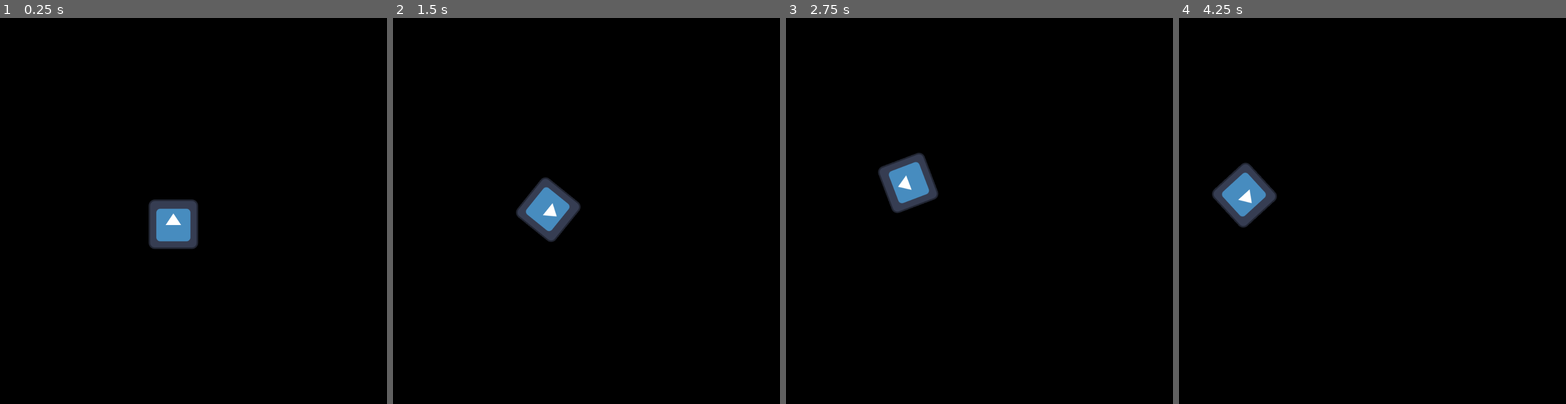
Above: before the commit, frames 1-4 (left to right).
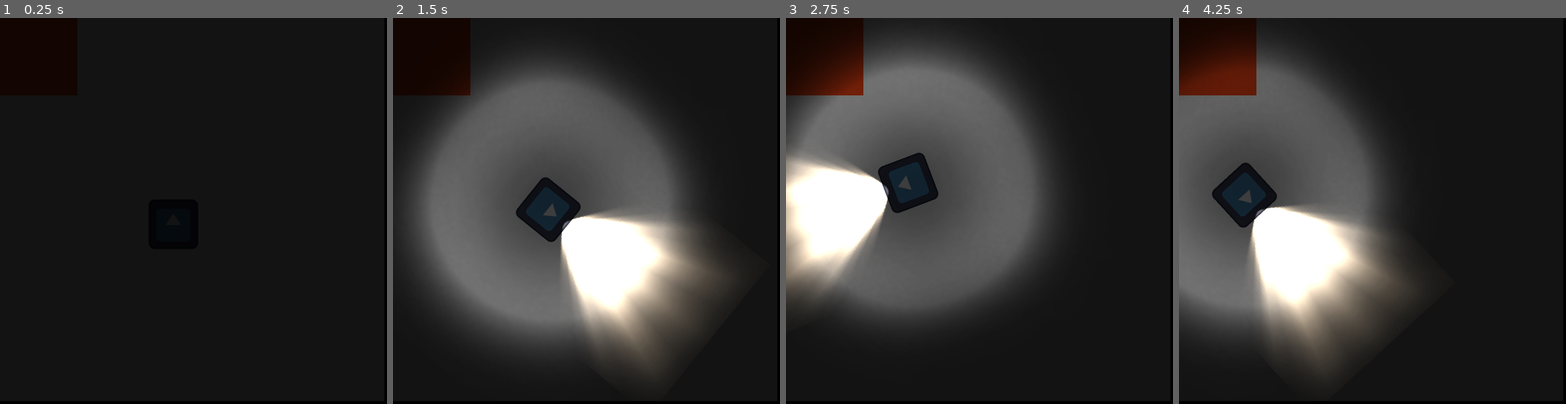
Above: after the commit, the same moments.

Repository: ankit-suman-07/GODOT-Echoes-In-Dark
Game: Godot game, scene res://scenes/level.tscn
Same seed, same stepped clock (60 frames per second), same inputs: the game is played once before the commit and once after it. The project has no main scene, so this scene is started directly. The engine's default icon, where the game draws it, is replaced by a stand-in: a white triangle on a blue panel in a dark square.
Inputs:
- Up to frame 1 (0.25 s): no input
- Up to frame 2 (1.5 s): tap Enter at 0.5 s; hold D (right) 0.53-1.28 s; tap F (flashlight, bound only after the commit) at 0.6 s; hold S (back) from 1.28 s (still down); tap Shift (sprint) at 1.35 s
- Up to frame 3 (2.75 s): tap F (flashlight, bound only after the commit) at 1.55, 2.1 s; release S (back) at 2.03 s; hold D (right) from 2.03 s (still down)
- Up to frame 4 (4.25 s): release D (right) at 2.78 s; hold W (forward) 2.78-3.53 s; tap F (flashlight, bound only after the commit) at 2.85, 3.8 s; hold A (left) from 3.53 s (still down); hold Shift (sprint) from 3.53 s (still down)

The runs differ from the first frame. In frame 1, 1.6% of the frame differs, in the area x 38-52%, y 46-60%; in frame 2, 65%, in the area x 0-97%, y 3-99%; in frame 3, 55%; in frame 4, 51%.

Commit message:
Add flashlight

Diff:
--- a/project.godot
+++ b/project.godot
@@ -50,6 +50,12 @@
 "events": [Object(InputEventKey,"resource_local_to_scene":false,"resource_name":"","device":-1,"window_id":0,"alt_press …(195 unchanged characters)…
 ]
 }
+flashlight={
+"deadzone": 0.2,
+"events": [Object(InputEventKey,"resource_local_to_scene":false,"resource_name":"","device":-1,"window_id":0,"alt_pressed":false,"shift_pressed":false,"ctrl_pressed":false,"meta_pressed":false,"pressed":false,"keycode":0,"physical_keycode":70,"key_label":0,"unicode":102,"location":0,"echo":false,"script":null)
+, Object(InputEventKey,"resource_local_to_scene":false,"resource_name":"","device":-1,"window_id":0,"alt_pressed":false,"shift_pressed":false,"ctrl_pressed":false,"meta_pressed":false,"pressed":false,"keycode":0,"physical_keycode":32,"key_label":0,"unicode":32,"location":0,"echo":false,"script":null)
+]
+}
 
 [physics]
 
--- a/scenes/level.tscn
+++ b/scenes/level.tscn
@@ -4,6 +4,18 @@
 
 [node name="level" type="Node2D" unique_id=822371455]
 
+[node name="demo_background" type="ColorRect" parent="." unique_id=1517306600]
+offset_right = 993.0
+offset_bottom = 990.0
+
+[node name="demo_obstacle" type="ColorRect" parent="." unique_id=1402360381]
+offset_right = 200.0
+offset_bottom = 200.0
+color = Color(1, 0.27450982, 0.078431375, 1)
+
+[node name="CanvasModulate" type="CanvasModulate" parent="." unique_id=1929404401]
+color = Color(0.07484534, 0.07484526, 0.07484525, 1)
+
 [node name="player" parent="." unique_id=714090470 instance=ExtResource("1_2q6dc")]
 position = Vector2(448, 533)
 rotation = 0.0
--- a/scenes/player.tscn
+++ b/scenes/player.tscn
@@ -2,6 +2,8 @@
 
 [ext_resource type="Script" uid="uid://kvi7hmdtwg6v" path="res://scripts/player.gd" id="1_3vyb7"]
 [ext_resource type="Texture2D" uid="uid://b3ybyxsaov8tl" path="res://icon.svg" id="2_g2els"]
+[ext_resource type="Texture2D" uid="uid://dga3ps08i80fk" path="res://assets/lights/3.png" id="3_qhqgy"]
+[ext_resource type="Texture2D" uid="uid://dp28vjb0dajpm" path="res://assets/lights/2.png" id="4_dqkch"]
 
 [sub_resource type="CircleShape2D" id="CircleShape2D_qhqgy"]
 radius = 9.706814
@@ -16,3 +18,17 @@
 [node name="CollisionShape2D" type="CollisionShape2D" parent="." unique_id=1789951592]
 scale = Vector2(6, 6)
 shape = SubResource("CircleShape2D_qhqgy")
+
+[node name="flashlight" type="PointLight2D" parent="." unique_id=131714179]
+position = Vector2(-1.335144e-05, -304)
+rotation = 3.1415927
+enabled = false
+color = Color(0.9564424, 0.832268, 0.6793663, 1)
+energy = 2.0
+texture = ExtResource("3_qhqgy")
+
+[node name="light_all_around" type="PointLight2D" parent="." unique_id=1946339389]
+enabled = false
+energy = 0.8
+texture = ExtResource("4_dqkch")
+texture_scale = 2.0
--- a/scripts/player.gd
+++ b/scripts/player.gd
@@ -3,7 +3,20 @@
 @export var SPEED := 200.0
 @export var TURN_SPEED := 3.0   # Radians per second
 
+@onready var flashlight = $flashlight
+@onready var round_light = $light_all_around
+
 func _physics_process(delta):
+
+	# Toggle flashlight
+	if Input.is_action_just_pressed("flashlight"):
+		if flashlight.enabled == true:
+			flashlight.enabled = false
+			round_light.enabled = false
+		else:
+			flashlight.enabled = true
+			round_light.enabled = true
+
 	# Rotate left/right
 	if Input.is_action_pressed("left"):
 		rotation -= TURN_SPEED * delta
Binary file added: assets/lights/1.png
Not shown, added: assets/lights/1.png.import
Binary file added: assets/lights/2.png
Not shown, added: assets/lights/2.png.import
Binary file added: assets/lights/3.png
Not shown, added: assets/lights/3.png.import
Not shown, changed: .DS_Store
Not shown, changed: README.md
Not shown, added: assets/.DS_Store
Not shown, added: assets/lights/.DS_Store
Not shown, changed: docs/01-project-overview.md
Not shown, changed: map/.DS_Store
